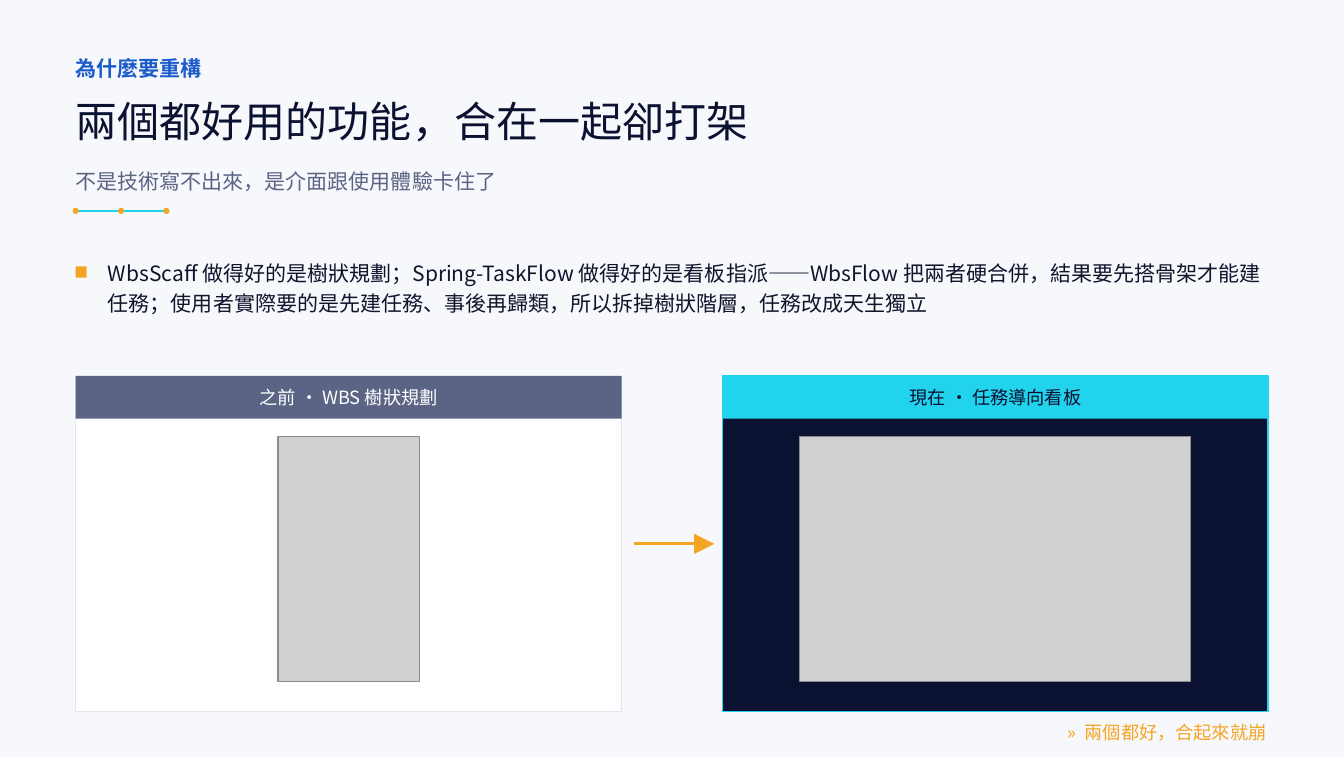
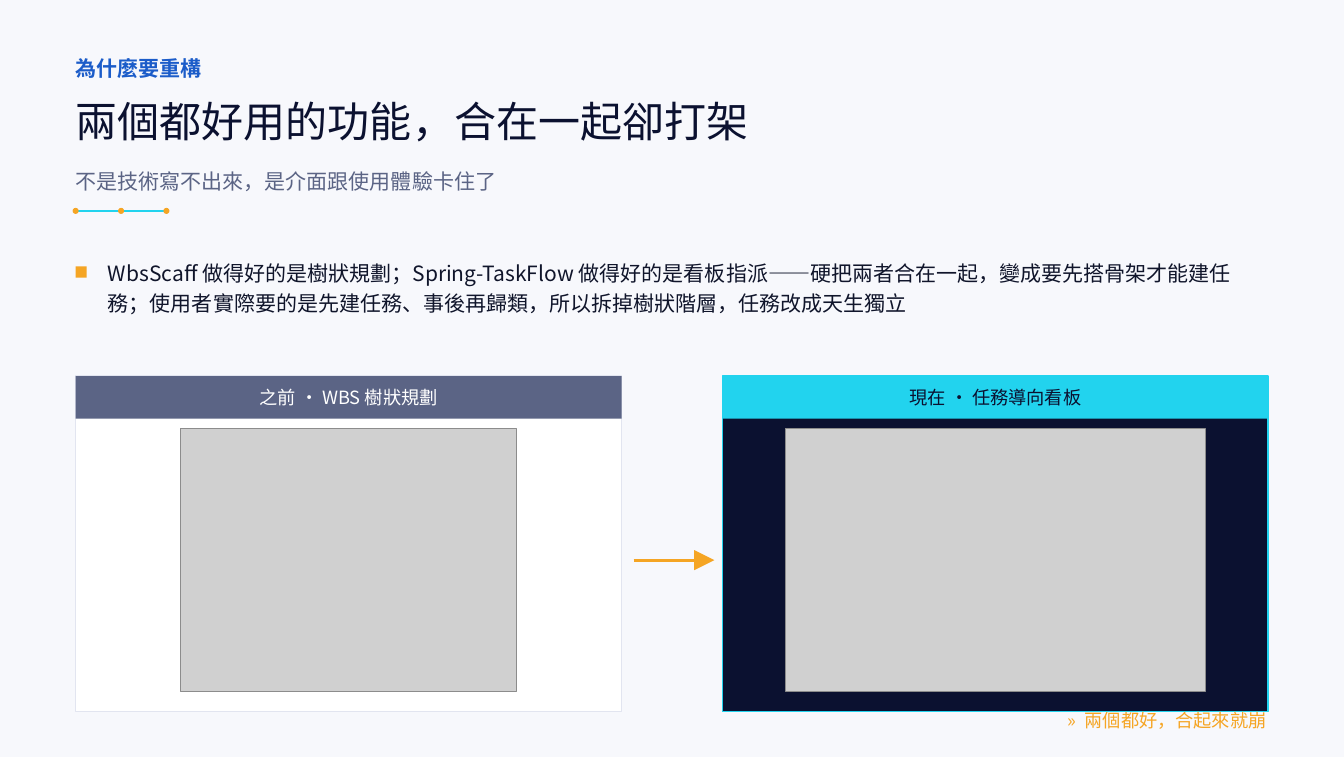
Before and after one commit to LinGaOscar/Spring-MissionBoard, a slide deck: slide 14 of docs/專案介紹.pptx. Drawn at 1344x757 pixels with LibreOffice and Linux fonts; fonts in the diff are those of the drawing; grey boxes stand for pictures. Boxes give left, top, right and bottom in pixels: in the first picture for what was removed or moved away, otherwise in the second. Text is boxed around its words. In the diff, an @@ line names an element or a change of style, - is before the commit and + after.

```diff
--- a/docs/專案介紹.pptx
+++ b/docs/專案介紹.pptx
@@ text at (108,263,1231,314): text changed @@
-WbsScaff 做得好的是樹狀規劃；Spring-TaskFlow 做得好的是看板指派——WbsFlow 把兩者硬合併，結果要先搭骨架才能建任務；使用者實際要的是先建任務、事後再歸類，所以拆掉樹狀階層，任務改成天生獨立
+WbsScaff 做得好的是樹狀規劃；Spring-TaskFlow 做得好的是看板指派——硬把兩者合在一起，變成要先搭骨架才能建任務；使用者實際要的是先建任務、事後再歸類，所以拆掉樹狀階層，任務改成天生獨立
@@ picture: place and size @@
-picture at (278,437,420,681)
+picture at (181,429,518,691)
@@ picture: place and size @@
-picture at (800,437,1192,681)
+picture at (786,429,1206,691)
@@ line moved from (634, 544) - (710, 544) to (634, 560) - (710, 560) @@
@@ triangle: place and size @@
-triangle at (694,534,714,554)
+triangle at (694,550,714,570)
@@ text "» 兩個都好，合起來就崩": place and size @@
-text "» 兩個都好，合起來就崩" at (1085,723,1267,741)
+text "» 兩個都好，合起來就崩" at (1085,709,1267,729)
```
Also in this commit, not shown: 17 other slides changed, 3 slides added, 2 slides removed.
